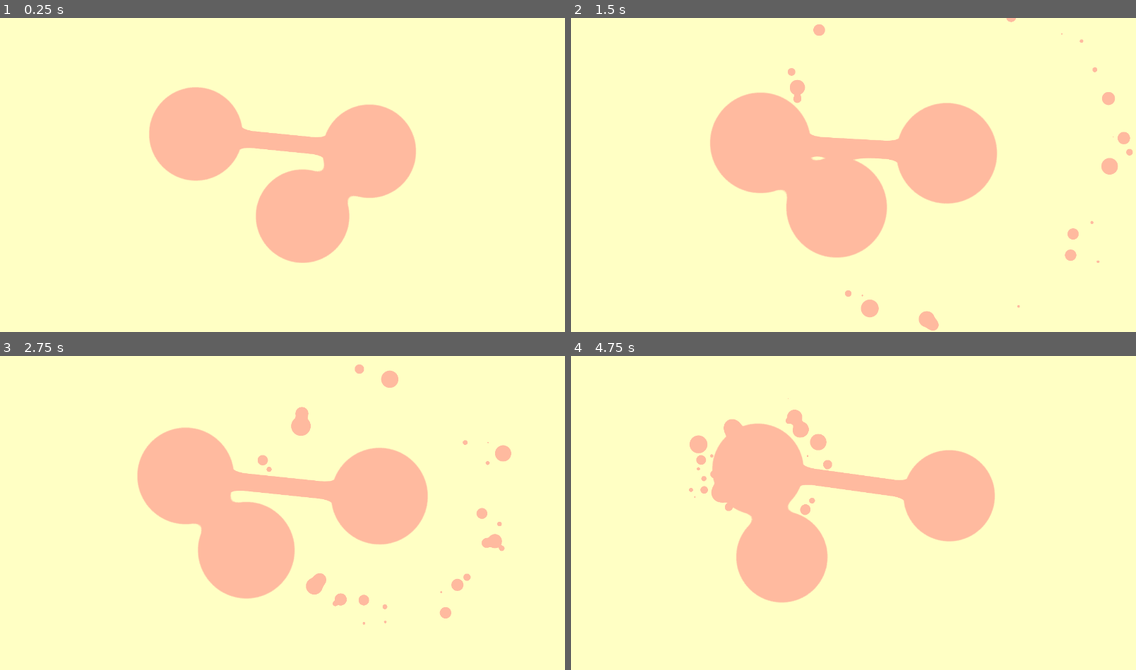
Above: before the commit, frames 1-4 (two rows, left to right).
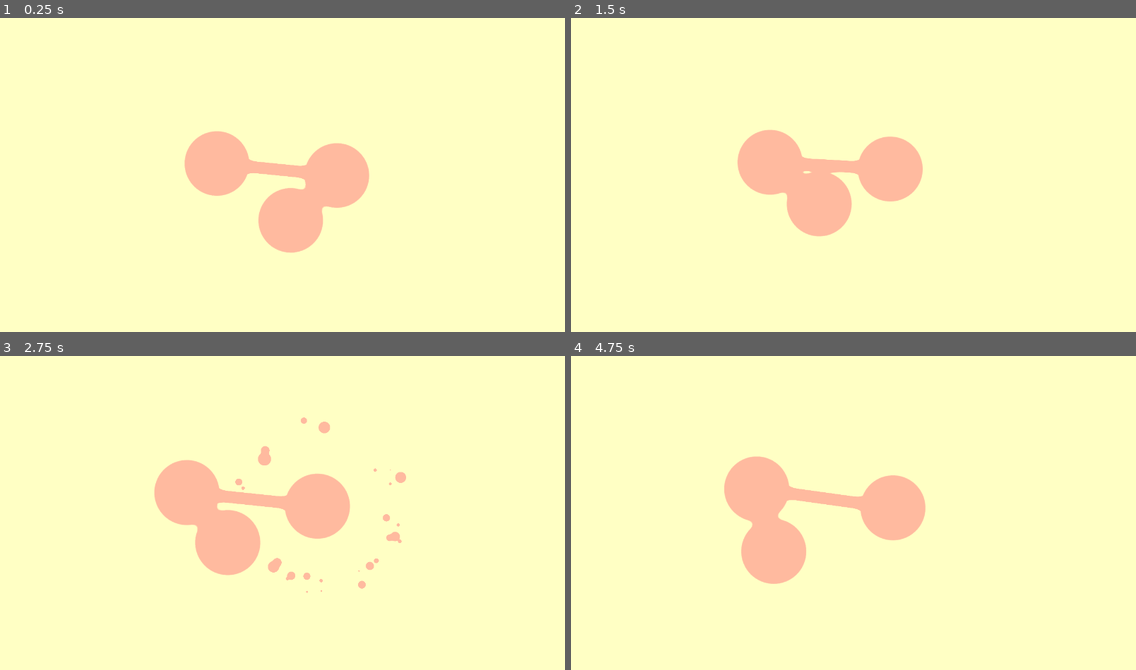
Above: after the commit, the same moments.

Repository: AlexeyBond/old-46-game
Game: Godot game, scene res://root.tscn
Two runs of this game, one before a commit and one after it. Both use one fixed random seed, a clock stepped at 60 frames per second and the inputs below.
Inputs (mouse positions are in pixels of both pictures, inside the frame that each line leads up to):
- Up to frame 1 (0.25 s): no input
- Up to frame 2 (1.5 s): move the mouse to (977, 159) at 0.52 s; click (977, 159) at 0.6 s; move the mouse to (740, 190) at 1.27 s; click (740, 190) at 1.35 s
- Up to frame 3 (2.75 s): move the mouse to (339, 443) at 2.02 s; click (339, 443) at 2.1 s
- Up to frame 4 (4.75 s): move the mouse to (825, 575) at 2.77 s; click (825, 575) at 2.85 s; move the mouse to (1023, 560) at 3.52 s; click (1023, 560) at 3.6 s; move the mouse to (684, 465) at 4.27 s; click (684, 465) at 4.35 s

The runs differ from the first frame. In frame 1, 8.9% of the frame differs, in the area x 26-74%, y 22-78%; in frame 2, 11%; in frame 3, 12%, in the area x 24-91%, y 2-86%; in frame 4, 10%.
Error in both runs: Invalid call. Nonexistent function 'set_seed' in base 'Node2D (ball.tscn::1)'.

Commit message:
better view rect

Diff:
--- a/ball.tscn
+++ b/ball.tscn
@@ -86,6 +86,9 @@
 			return link
 	return null
 
+func has_links():
+	return links.size() > 0
+
 func tick_activate_linked(tck):
 	for link in links:
 			var peer = link.other_for(self)
--- a/content-1.tscn
+++ b/content-1.tscn
@@ -76,11 +76,26 @@
 	new_ball.transform = Transform2D(0, world_pos)
 	balls.add_child(new_ball);
 
+var link_rect_weight = 0.8
+
 func get_intrest_rect():
 	var ch0pos = balls.get_children()[0].get_position();
 	var rect = Rect2(ch0pos, Vector2(0,0))
+	var linkRect = null
 	for ch in balls.get_children():
 		rect = rect.expand(ch.get_position())
+		if ch.has_links():
+			if not linkRect:
+				linkRect = Rect2(ch.get_position(), Vector2(0,0))
+			else:
+				linkRect = linkRect.expand(ch.get_position())
+
+	if linkRect:
+		linkRect = linkRect.grow(500)
+		return Rect2(
+			lerp(rect.position, linkRect.position, link_rect_weight),
+			lerp(rect.size, linkRect.size, link_rect_weight)
+		).grow(500)
 	return rect.grow(500)
 
 func start_drag(position):
--- a/root.tscn
+++ b/root.tscn
@@ -37,6 +37,8 @@
 			content.on_click(camera.get_global_mouse_position())
 		drag_key = null
 
+var cur_position
+var cur_zoom
 
 func _process(delta):
 	var rect: Rect2 = content.get_intrest_rect()
@@ -46,20 +48,22 @@
 		rect.size.x / viewport.size.x,
 		rect.size.y / viewport.size.y
 	)
-
 	zoom = max(zoom, 1.0)
 
-	viewer.set_transform(Transform2D(0, position))
-
-	#camera.zoom = Vector2(zoom, zoom)
-	#camera.align()
+	if not cur_position:
+		cur_position = position
+		cur_zoom = zoom
+	else:
+		var k = pow(0.9, 1/delta)
+		cur_position = lerp(cur_position, position, k)
+		cur_zoom = lerp(cur_zoom, zoom, k)
 
 	viewport.set_global_canvas_transform(
 		Transform2D(
-			Vector2(1,0) * 1,
+			Vector2(1,0),
 			Vector2(0,1),
-			(-position + viewport.size * 0.5 * zoom) / Vector2(1, 1)
-		).scaled(Vector2.ONE / zoom)
+			-cur_position + viewport.size * 0.5 * cur_zoom
+		).scaled(Vector2.ONE / cur_zoom)
 	)
 
 func resize():
